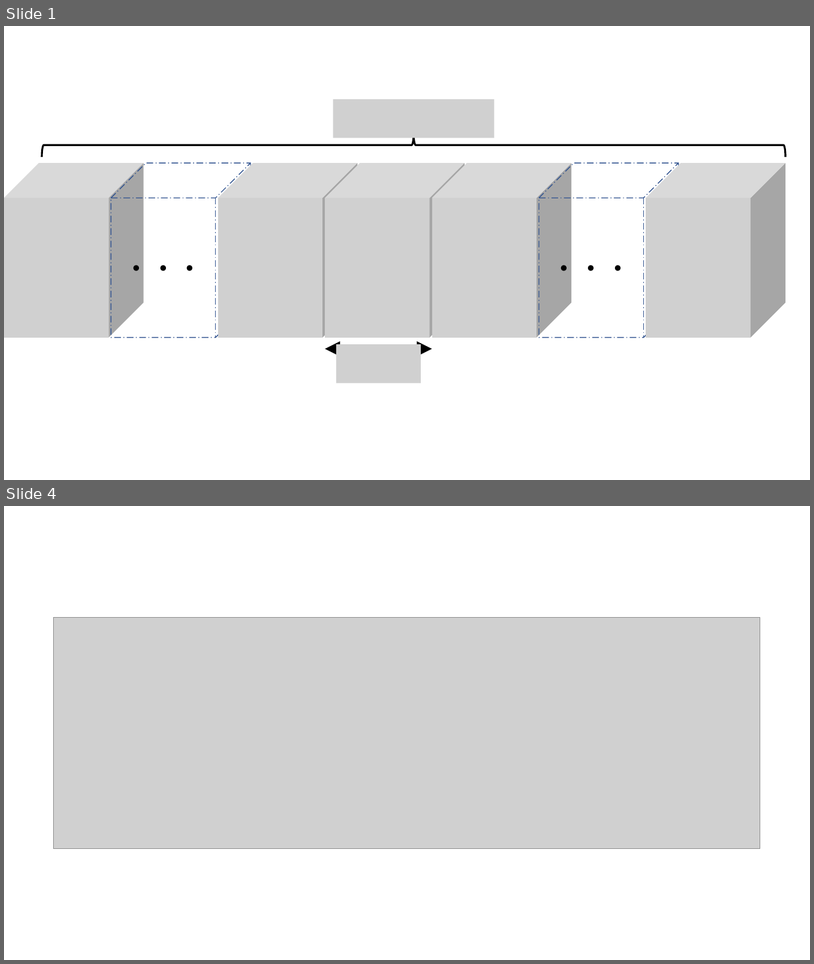
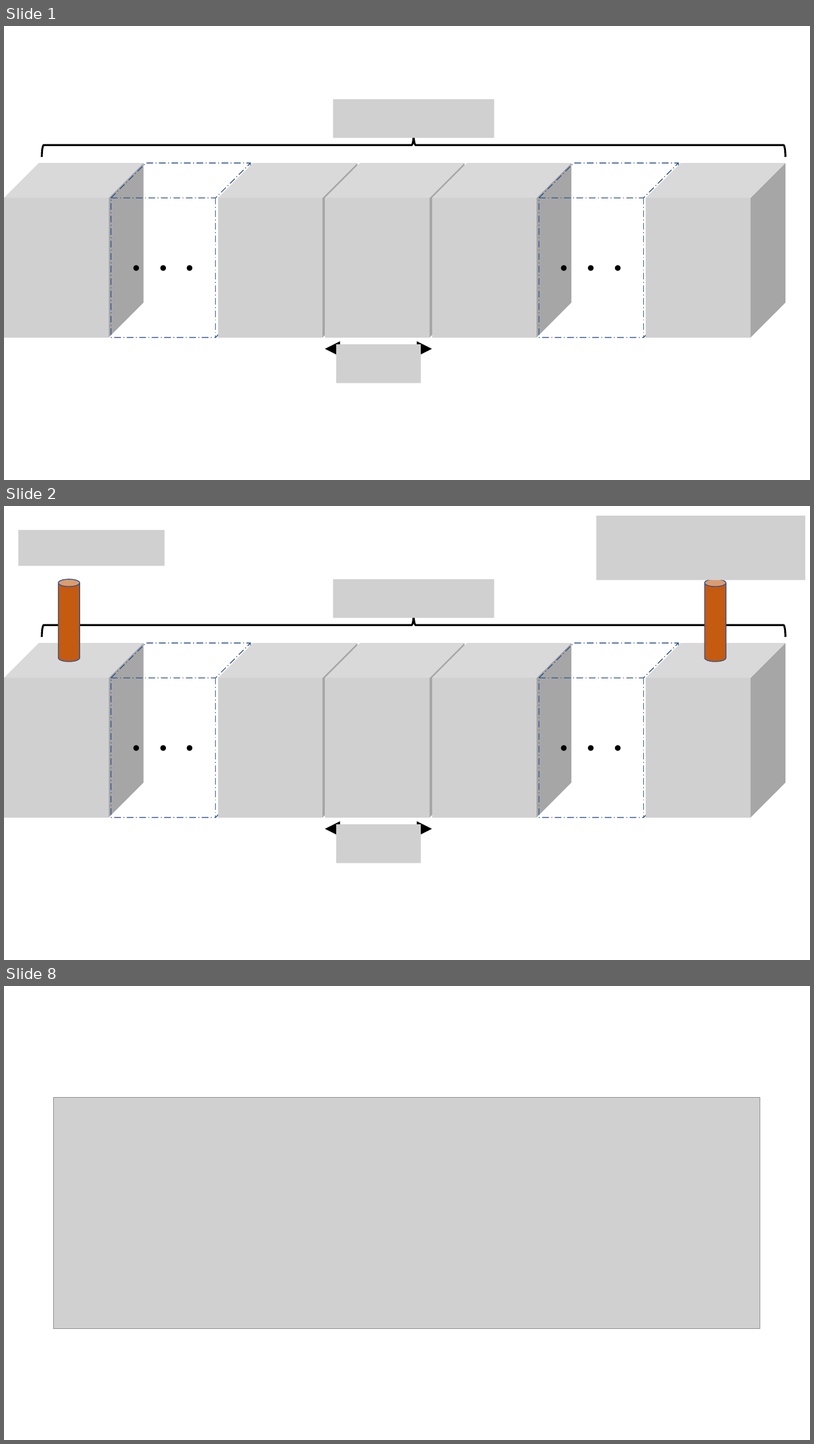
Before and after one commit to te288/intro_to_NA2022, a slide deck: pptx/図作成用.pptx. Shown one above the other, each under a label of ours: slides 1 and 4 before the commit, slides 1, 2 and 8 after it; the slides between them are not shown. The pictures are 814x964 and 814x1444 pixels, drawn with LibreOffice and Linux fonts; fonts in the diff are those of the drawing; grey boxes stand for pictures. Boxes give left, top, right and bottom in pixels: in the first picture for what was removed or moved away, otherwise in the second. Text is boxed around its words. In the diff, an @@ line names an element or a change of style, - is before the commit and + after.

```diff
--- a/pptx/図作成用.pptx
+++ b/pptx/図作成用.pptx
@@ slide 2 added at (4,506,810,960), background #FFFFFF @@
@@ group added at (4,516,806,863): 9 pictures, 4 cylinders, 2 cubes, 1 double arrow, 1 left brace @@
+・・・
+・・・
@@ what was slide 4 is now slide 8 @@
```
Also in this commit, not shown: 4 other slides added, 26 other files.
